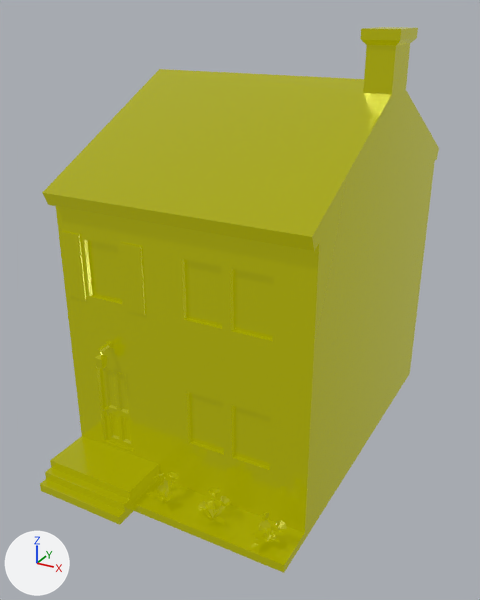
What one commit did to the glTF model public/models/building-house-block.glb.
Before and after are seen from a 50 mm camera at (7.73, -14.14, 10.27) aimed at (0.62, -1.22, 3.81). Every picture has the same lights, and +X, +Y and +Z are marked at lower left. Where no turn or scale is listed for an object, it has been applied to the vertices.

Before the edit, the objects in view are built like this:
```python
mat_lowpoly_colors_001 = bpy.data.materials.new('LOWPOLY-COLORS.001')
mat_lowpoly_colors_001.use_nodes = True; mat_lowpoly_colors_001.node_tree.nodes.clear()
_N = mat_lowpoly_colors_001.node_tree.nodes; _L = mat_lowpoly_colors_001.node_tree.links
n0 = _N.new('ShaderNodeBsdfPrincipled'); n0.name = 'Principled BSDF'
n0.inputs[1].default_value = 0.4  # 'Metallic'
n0.inputs[2].default_value = 0.187  # 'Roughness'
n0.inputs[28].default_value = 1.0  # 'Emission Strength'
n1 = _N.new('ShaderNodeOutputMaterial'); n1.name = 'Material Output'
n2 = _N.new('ShaderNodeTexImage'); n2.name = 'Image Texture'
n2.image = img_emission_color_texture
n3 = _N.new('ShaderNodeMix'); n3.name = 'Mix'
n3.data_type = 'RGBA'
n3.blend_type = 'MULTIPLY'
n3.inputs[0].default_value = 1.0  # 'Factor'
n4 = _N.new('ShaderNodeVertexColor'); n4.name = 'Color Attribute'
n5 = _N.new('ShaderNodeTexImage'); n5.name = 'Image Texture.001'
n5.image = img_base_color_texture
_L.new(n0.outputs[0], n1.inputs[0])  # 'BSDF' to 'Surface'
_L.new(n2.outputs[0], n0.inputs[27])  # 'Color' to 'Emission Color'
_L.new(n3.outputs[2], n0.inputs[0])  # 'Result' to 'Base Color'
_L.new(n4.outputs[0], n3.inputs[7])  # 'Color' to 'B'
_L.new(n5.outputs[0], n3.inputs[6])  # 'Color' to 'A'
me_building_house_block = bpy.data.meshes.new('building-house-block')
me_building_house_block.from_pydata(...)  # 998 vertices, 1664 faces; spans x -2.3..3.8, y -5.5..4.34, z 0.0..9.9
me_building_house_block.materials.append(mat_lowpoly_colors_001)
ob_building_house_block = bpy.data.objects.new('building-house-block', me_building_house_block)
ob_building_house_block.location = (0.0, 0.0, 0.0)
```
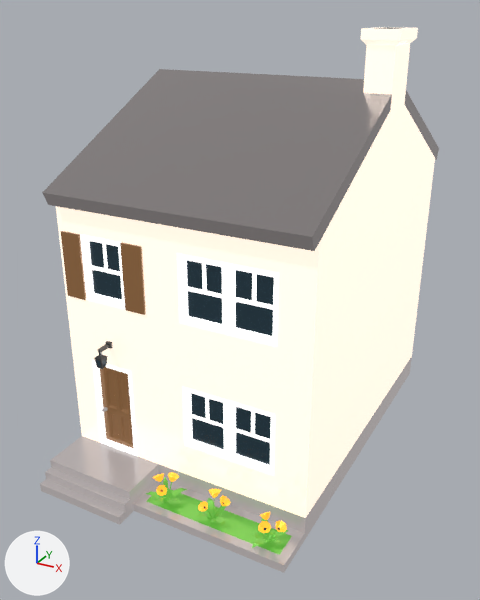
Changed parts and their boxes [x1, y1, x2, y2] in the pictures (480 x 600 px):
'building-house-block', surface changed (yellow to white): [40, 27, 439, 573] in both

The change, as a list of edits to the scene's bpy script:
```text
Add img_base:
    img_base = load_image('base', '_unpacked/base', 1024, 1024, 'sRGB')
Change mat_lowpoly_colors_001:
    where n2 = _N.new('ShaderNodeTexImage'); n2.name = 'Image Texture'
    n2.image: img_emission_color_texture -> img_base
    where n5 = _N.new('ShaderNodeTexImage'); n5.name = 'Image Texture.001'
    n5.image: img_base_color_texture -> img_base
```
